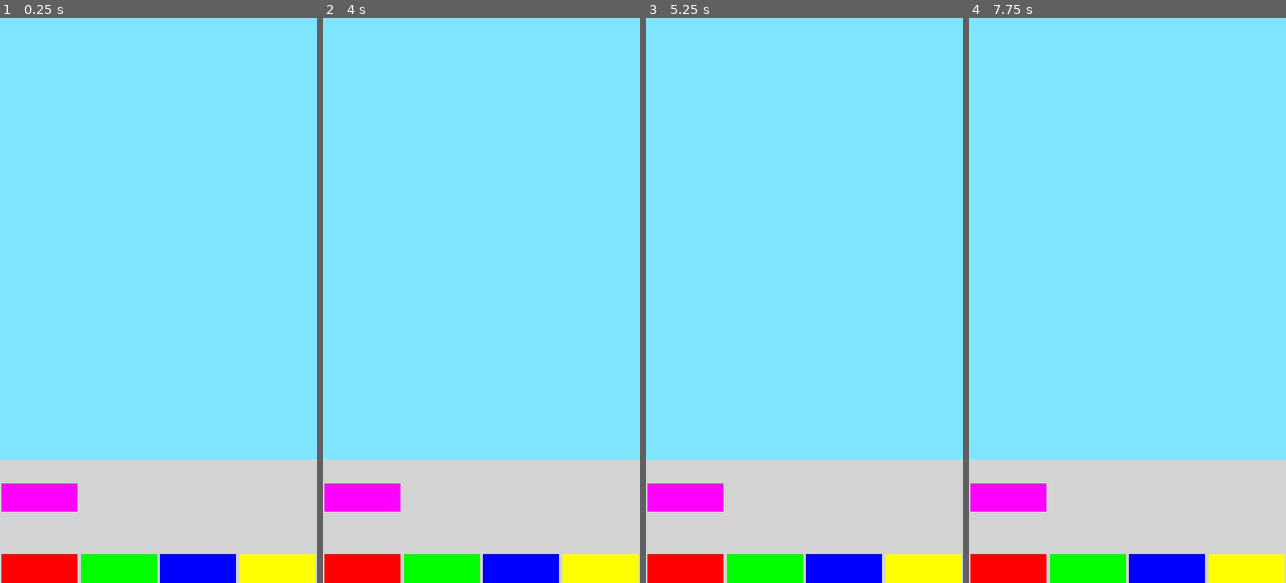
Above: before the commit, frames 1-4 (left to right).
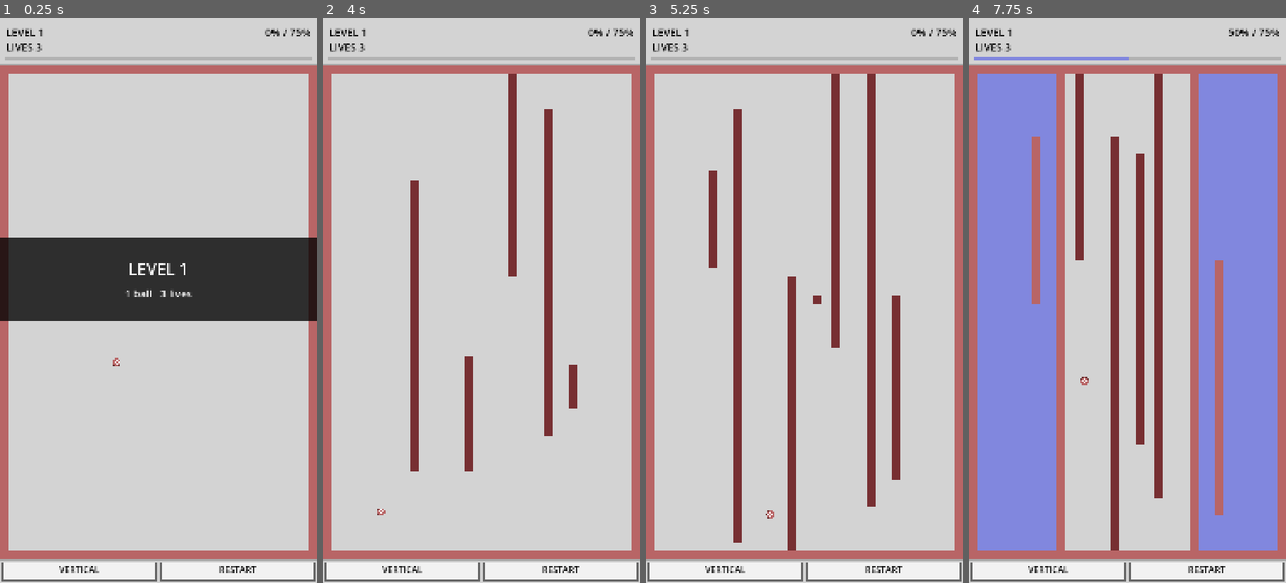
Above: after the commit, the same moments.

Repository: Matswm86/jezzball
Game: Godot game, scene res://scenes/Game.tscn
The game is run twice, just before and just after one commit, with the same random seed, the same clock (stepped at 60 frames per second) and the same inputs.
Inputs (mouse positions are in pixels of both pictures, inside the frame that each line leads up to):
- Up to frame 1 (0.25 s): no input
- Up to frame 2 (4 s): tap Enter at 0.5 s; move the mouse to (551, 272) at 0.52 s; click (551, 272) at 0.67 s; move the mouse to (418, 328) at 1.27 s; click (418, 328) at 1.42 s; move the mouse to (513, 176) at 2.02 s; click (513, 176) at 2.17 s; move the mouse to (465, 413) at 2.77 s; click (465, 413) at 2.92 s; move the mouse to (576, 385) at 3.52 s; click (576, 385) at 3.67 s
- Up to frame 3 (5.25 s): move the mouse to (709, 215) at 4.27 s; click (709, 215) at 4.42 s; move the mouse to (820, 300) at 5.02 s; click (820, 300) at 5.17 s
- Up to frame 4 (7.75 s): move the mouse to (1079, 159) at 5.77 s; click (1079, 159) at 5.92 s; move the mouse to (1197, 272) at 6.52 s; click (1197, 272) at 6.67 s; move the mouse to (1064, 328) at 7.27 s; click (1064, 328) at 7.42 s

The runs differ from the first frame. In frame 1, 86% of the frame differs, in the area x 0-100%, y 0-100%; in frame 2, 86%; in frame 3, 87%; in frame 4, 94%.

Commit message:
v0.1.0: full game restored, sign() replaced with inline ternaries
Root cause confirmed by 9-step bisection: Godot 4.6.2 Android runtime fails to
load any GDScript class file that contains a global sign() call where the
argument resolves to the Variant overload. This silently abort class
registration at runtime — no parse error, no log entry, just a script that
never registers _ready(). Symptom on the user's phone was a pure white screen
(viewport clear-color + nothing on top).

Fix: rewrite both sign(vel.x) and sign(vel.y) calls in _update_balls as
explicit inline ternaries:

  var sign_x := 1.0 if vel.x >= 0.0 else -1.0
  var probe_x := nx + sign_x * BALL_RADIUS

Also: dropped the diagnostic _diag_rect helper and its 4 markers from _ready;
restored the rest of the full game body unchanged from the pre-bisection
backup. v0.1.0 contains the entire intended game: 36x56 grid, dual-head wall
builder, flood-fill capture, 50 levels, full Win3.x palette, Label-based HUD
and overlays, vertical/horizontal toggle, restart button.

Co-Authored-By: Claude Opus 4.7 (1M context) <noreply@anthropic.com>

Diff:
--- a/scripts/Game.gd
+++ b/scripts/Game.gd
@@ -1,9 +1,4 @@
 extends Node2D
-
-# DIAGNOSTIC v10 — _update_balls confirmed offender in v9. Theory: the implicit
-# sign(vel.x) Variant overload fails to resolve at class-load time on this runtime.
-# Replacing both sign() calls with explicit float ternaries. Markers reappearing
-# confirms sign() was the offender; if still white, problem is elsewhere in the body.
 
 const COLS := 36
 const ROWS := 56
@@ -17,20 +12,20 @@
 const CTRL_Y := FIELD_Y + FIELD_H
 const CTRL_H := 80.0
 
-const COL_BG := Color(0.827, 0.827, 0.827)
-const COL_FIELD := Color(0.827, 0.827, 0.827)
-const COL_BORDER := Color(0.663, 0.663, 0.663)
-const COL_WALL := Color(0.722, 0.396, 0.400)
-const COL_BUILDING := Color(0.467, 0.184, 0.196)
-const COL_CAPTURED := Color(0.506, 0.529, 0.871)
-const COL_BALL := Color(0.722, 0.396, 0.400)
-const COL_BALL_PATTERN := Color(1.0, 1.0, 1.0)
-const COL_BALL_OUTLINE := Color(0.4, 0.18, 0.18)
-const COL_TEXT := Color(0.0, 0.0, 0.0)
+const COL_BG := Color(0.827, 0.827, 0.827)         # #D3D3D3 lightGray (Win3 face)
+const COL_FIELD := Color(0.827, 0.827, 0.827)      # field interior matches bg
+const COL_BORDER := Color(0.663, 0.663, 0.663)     # #A9A9A9 darkGray border
+const COL_WALL := Color(0.722, 0.396, 0.400)       # #B86566 fadedRed completed wall
+const COL_BUILDING := Color(0.467, 0.184, 0.196)   # darker red while growing
+const COL_CAPTURED := Color(0.506, 0.529, 0.871)   # #8187DE fadedBlue capture fill
+const COL_BALL := Color(0.722, 0.396, 0.400)       # red base
+const COL_BALL_PATTERN := Color(1.0, 1.0, 1.0)     # white checker spot
+const COL_BALL_OUTLINE := Color(0.4, 0.18, 0.18)   # dark-red outline
+const COL_TEXT := Color(0.0, 0.0, 0.0)             # black ink on light gray
 const COL_BTN := Color(0.95, 0.95, 0.95)
 const COL_BTN_BORDER := Color(0.4, 0.4, 0.4)
 const COL_BAR_BG := Color(0.7, 0.7, 0.7)
-const COL_BAR_FILL := Color(0.506, 0.529, 0.871)
+const COL_BAR_FILL := Color(0.506, 0.529, 0.871)   # progress bar uses fadedBlue too
 
 const BALL_RADIUS := 13.0
 const BALL_SPEED := 240.0
@@ -63,11 +58,20 @@
 var overlay_box: ColorRect
 
 func _ready() -> void:
-	_diag_rect(0, Color(1, 0, 1), 1580)   # MAGENTA build tag (v10)
-	_diag_rect(0, Color(1, 0, 0), 1820)
-	_diag_rect(1, Color(0, 1, 0), 1820)
-	_diag_rect(2, Color(0, 0, 1), 1820)
-	_diag_rect(3, Color(1, 1, 0), 1820)
+	randomize()
+	_build_ui()
+	_start_level(1)
+
+func _make_label(pos: Vector2, w: float, fs: int, halign: int = HORIZONTAL_ALIGNMENT_LEFT) -> Label:
+	var l := Label.new()
+	l.position = pos
+	l.size = Vector2(w, fs * 1.6)
+	l.add_theme_font_size_override("font_size", fs)
+	l.add_theme_color_override("font_color", COL_TEXT)
+	l.horizontal_alignment = halign
+	l.vertical_alignment = VERTICAL_ALIGNMENT_CENTER
+	add_child(l)
+	return l
 
 func _build_ui() -> void:
 	lbl_level = _make_label(Vector2(20, 20), 400, 36)
@@ -90,17 +94,6 @@
 	lbl_overlay_title.visible = false
 	lbl_overlay_sub.visible = false
 
-func _make_label(pos: Vector2, w: float, fs: int, halign: int = HORIZONTAL_ALIGNMENT_LEFT) -> Label:
-	var l := Label.new()
-	l.position = pos
-	l.size = Vector2(w, fs * 1.6)
-	l.add_theme_font_size_override("font_size", fs)
-	l.add_theme_color_override("font_color", COL_TEXT)
-	l.horizontal_alignment = halign
-	l.vertical_alignment = VERTICAL_ALIGNMENT_CENTER
-	add_child(l)
-	return l
-
 func _lives_for(n: int) -> int:
 	return max(3, n + 2)
 
@@ -137,6 +130,18 @@
 		var inv := 1.0 / sqrt(2.0)
 		balls.append({"pos": Vector2(px, py), "vel": Vector2(sx * sp * inv, sy * sp * inv)})
 
+func _process(delta: float) -> void:
+	if state == GameState.PLAYING:
+		if intro_timer > 0.0:
+			intro_timer -= delta
+		else:
+			_advance_walls(delta)
+			_update_balls(delta)
+			_check_wall_hits()
+			_check_win()
+	_refresh_ui()
+	queue_redraw()
+
 func _refresh_ui() -> void:
 	if lbl_level == null:
 		return
@@ -147,12 +152,27 @@
 		pct = int(round(float(captured) / float(play_total) * 100.0))
 	lbl_pct.text = "%d%% / %d%%" % [pct, int(TARGET * 100)]
 	lbl_orient.text = "VERTICAL" if orient_vertical else "HORIZONTAL"
-
-func _solid_at(cx: int, cy: int) -> bool:
-	if cx < 0 or cx >= COLS or cy < 0 or cy >= ROWS:
-		return true
-	var s = grid[cx][cy]
-	return s == CellState.BORDER or s == CellState.WALL or s == CellState.CAPTURED or s == CellState.BUILDING
+	var show_overlay := false
+	var t_text := ""
+	var s_text := ""
+	if state == GameState.PLAYING and intro_timer > 0.0:
+		show_overlay = true
+		t_text = "LEVEL %d" % level
+		s_text = "%d ball%s   %d lives" % [level, "" if level == 1 else "s", lives]
+	elif state == GameState.LEVEL_WIN:
+		show_overlay = true
+		t_text = "LEVEL CLEARED"
+		s_text = "Tap to advance"
+	elif state == GameState.LEVEL_LOSE:
+		show_overlay = true
+		t_text = "OUT OF LIVES"
+		s_text = "Tap to retry"
+	overlay_box.visible = show_overlay
+	lbl_overlay_title.visible = show_overlay
+	lbl_overlay_sub.visible = show_overlay
+	if show_overlay:
+		lbl_overlay_title.text = t_text
+		lbl_overlay_sub.text = s_text
 
 func _advance_walls(delta: float) -> void:
 	for w in walls:
@@ -172,12 +192,41 @@
 					break
 				grid[c.x][c.y] = CellState.BUILDING
 				w["cells"].append(c)
+	var done := []
+	for w in walls:
+		if w["a_done"] and w["b_done"]:
+			done.append(w)
+	for w in done:
+		_complete_wall(w)
+		walls.erase(w)
 
 func _wall_cell(w: Dictionary, head_key: String, dist: int) -> Vector2i:
 	var o: Vector2i = w["origin"]
 	if w["orient"] == "V":
 		return Vector2i(o.x, o.y - dist) if head_key == "a" else Vector2i(o.x, o.y + dist)
 	return Vector2i(o.x - dist, o.y) if head_key == "a" else Vector2i(o.x + dist, o.y)
+
+func _complete_wall(w: Dictionary) -> void:
+	for c in w["cells"]:
+		grid[c.x][c.y] = CellState.WALL
+	_flood_capture()
+
+func _flood_capture() -> void:
+	var visited := []
+	visited.resize(COLS)
+	for x in COLS:
+		var row := []
+		row.resize(ROWS)
+		row.fill(false)
+		visited[x] = row
+	for x in range(1, COLS - 1):
+		for y in range(1, ROWS - 1):
+			if grid[x][y] == CellState.EMPTY and not visited[x][y]:
+				var region := _flood(x, y, visited)
+				if not _region_has_ball(region):
+					for c in region:
+						grid[c.x][c.y] = CellState.CAPTURED
+						captured += 1
 
 func _flood(sx: int, sy: int, visited: Array) -> Array:
 	var region := []
@@ -198,7 +247,19 @@
 		stack.append(Vector2i(c.x, c.y - 1))
 	return region
 
+func _region_has_ball(region: Array) -> bool:
+	for b in balls:
+		var p: Vector2 = b["pos"]
+		var cx := int((p.x - FIELD_X) / CELL)
+		var cy := int((p.y - FIELD_Y) / CELL)
+		for c in region:
+			if c.x == cx and c.y == cy:
+				return true
+	return false
+
 func _update_balls(delta: float) -> void:
+	# Note: avoid the global sign() — its Variant overload fails to load on
+	# some Android Godot 4.6 runtimes. Inline ternary works everywhere.
 	for b in balls:
 		var pos: Vector2 = b["pos"]
 		var vel: Vector2 = b["vel"]
@@ -221,12 +282,149 @@
 		b["pos"] = Vector2(nx, ny)
 		b["vel"] = vel
 
-func _diag_rect(idx: int, c: Color, y: float) -> void:
-	var r := ColorRect.new()
-	r.color = c
-	r.position = Vector2(idx * 270 + 5, y)
-	r.size = Vector2(260, 100)
-	add_child(r)
+func _solid_at(cx: int, cy: int) -> bool:
+	if cx < 0 or cx >= COLS or cy < 0 or cy >= ROWS:
+		return true
+	var s = grid[cx][cy]
+	return s == CellState.BORDER or s == CellState.WALL or s == CellState.CAPTURED or s == CellState.BUILDING
+
+func _check_wall_hits() -> void:
+	var to_destroy := []
+	for w in walls:
+		for c in w["cells"]:
+			if _ball_overlaps_cell(c):
+				to_destroy.append(w)
+				break
+	for w in to_destroy:
+		if walls.has(w):
+			_destroy_wall(w)
+			lives -= 1
+			if lives <= 0:
+				state = GameState.LEVEL_LOSE
+				return
+
+func _ball_overlaps_cell(c: Vector2i) -> bool:
+	var cx_px := FIELD_X + c.x * CELL + CELL * 0.5
+	var cy_px := FIELD_Y + c.y * CELL + CELL * 0.5
+	for b in balls:
+		var p: Vector2 = b["pos"]
+		if abs(p.x - cx_px) > CELL * 0.5 + BALL_RADIUS:
+			continue
+		if abs(p.y - cy_px) > CELL * 0.5 + BALL_RADIUS:
+			continue
+		return true
+	return false
+
+func _destroy_wall(w: Dictionary) -> void:
+	for c in w["cells"]:
+		if grid[c.x][c.y] == CellState.BUILDING:
+			grid[c.x][c.y] = CellState.EMPTY
+	walls.erase(w)
+
+func _check_win() -> void:
+	if float(captured) / float(play_total) >= TARGET:
+		state = GameState.LEVEL_WIN
+
+func _input(event: InputEvent) -> void:
+	var pressed := false
+	var p := Vector2.ZERO
+	if event is InputEventScreenTouch:
+		pressed = event.pressed
+		p = event.position
+	elif event is InputEventMouseButton:
+		pressed = event.pressed
+		p = event.position
+	else:
+		return
+	if not pressed:
+		return
+
+	if state == GameState.LEVEL_WIN:
+		var nxt := level + 1
+		if nxt > MAX_LEVEL:
+			nxt = 1
+		_start_level(nxt)
+		return
+	if state == GameState.LEVEL_LOSE:
+		_start_level(level)
+		return
+
+	if p.y >= CTRL_Y:
+		if p.x < FIELD_W * 0.5:
+			orient_vertical = !orient_vertical
+		else:
+			_start_level(level)
+		queue_redraw()
+		return
+	if p.y >= FIELD_Y and p.y < FIELD_Y + FIELD_H and p.x >= FIELD_X and p.x < FIELD_X + FIELD_W:
+		var cx := int((p.x - FIELD_X) / CELL)
+		var cy := int((p.y - FIELD_Y) / CELL)
+		if cx >= 1 and cx < COLS - 1 and cy >= 1 and cy < ROWS - 1:
+			if grid[cx][cy] == CellState.EMPTY:
+				_start_wall(cx, cy)
+
+func _start_wall(cx: int, cy: int) -> void:
+	var w := {
+		"origin": Vector2i(cx, cy),
+		"orient": "V" if orient_vertical else "H",
+		"a": 0.0,
+		"b": 0.0,
+		"a_done": false,
+		"b_done": false,
+		"cells": [Vector2i(cx, cy)],
+	}
+	grid[cx][cy] = CellState.BUILDING
+	walls.append(w)
 
 func _draw() -> void:
-	draw_rect(Rect2(0, 0, 1080, 1500), Color(0.5, 0.9, 1.0, 1.0), true)
+	draw_rect(Rect2(0, 0, FIELD_W, 1920), COL_BG, true)
+	_draw_hud()
+	_draw_field()
+	_draw_controls()
+
+func _draw_hud() -> void:
+	draw_rect(Rect2(0, 0, FIELD_W, HUD_H), COL_BG, true)
+	draw_rect(Rect2(0, HUD_H - 4, FIELD_W, 4), COL_BORDER, true)
+	var bar_w := FIELD_W - 40
+	var bar_x := 20.0
+	var bar_y := 130.0
+	draw_rect(Rect2(bar_x, bar_y, bar_w, 16), COL_BAR_BG, true)
+	var fill := 0.0
+	if play_total > 0:
+		fill = bar_w * float(captured) / float(play_total)
+	draw_rect(Rect2(bar_x, bar_y, fill, 16), COL_BAR_FILL, true)
+	var target_x := bar_x + bar_w * TARGET
+	draw_line(Vector2(target_x, bar_y - 4), Vector2(target_x, bar_y + 20), COL_TEXT, 2)
+
+func _draw_field() -> void:
+	for x in range(1, COLS - 1):
+		for y in range(1, ROWS - 1):
+			var s = grid[x][y]
+			if s == CellState.CAPTURED:
+				draw_rect(Rect2(FIELD_X + x * CELL, FIELD_Y + y * CELL, CELL, CELL), COL_CAPTURED, true)
+	for x in COLS:
+		for y in ROWS:
+			var s = grid[x][y]
+			if s == CellState.BORDER or s == CellState.WALL:
+				draw_rect(Rect2(FIELD_X + x * CELL, FIELD_Y + y * CELL, CELL, CELL), COL_WALL, true)
+			elif s == CellState.BUILDING:
+				draw_rect(Rect2(FIELD_X + x * CELL, FIELD_Y + y * CELL, CELL, CELL), COL_BUILDING, true)
+	for b in balls:
+		var p: Vector2 = b["pos"]
+		draw_circle(p, BALL_RADIUS + 1, COL_BALL_OUTLINE)
+		draw_circle(p, BALL_RADIUS, COL_BALL)
+		# 4-pole white checker spots — red+white alternation cue from original atom.
+		var r2 := BALL_RADIUS * 0.45
+		draw_circle(p + Vector2(-r2, 0), 3, COL_BALL_PATTERN)
+		draw_circle(p + Vector2(r2, 0), 3, COL_BALL_PATTERN)
+		draw_circle(p + Vector2(0, -r2), 3, COL_BALL_PATTERN)
+		draw_circle(p + Vector2(0, r2), 3, COL_BALL_PATTERN)
+
+func _draw_controls() -> void:
+	draw_rect(Rect2(0, CTRL_Y, FIELD_W, CTRL_H), COL_BG, true)
+	draw_rect(Rect2(0, CTRL_Y, FIELD_W, 4), COL_BORDER, true)
+	var btn_w := FIELD_W * 0.5 - 20
+	draw_rect(Rect2(10, CTRL_Y + 10, btn_w, CTRL_H - 20), COL_BTN, true)
+	draw_rect(Rect2(10, CTRL_Y + 10, btn_w, CTRL_H - 20), COL_BTN_BORDER, false, 3)
+	draw_rect(Rect2(FIELD_W * 0.5 + 10, CTRL_Y + 10, btn_w, CTRL_H - 20), COL_BTN, true)
+	draw_rect(Rect2(FIELD_W * 0.5 + 10, CTRL_Y + 10, btn_w, CTRL_H - 20), COL_BTN_BORDER, false, 3)
